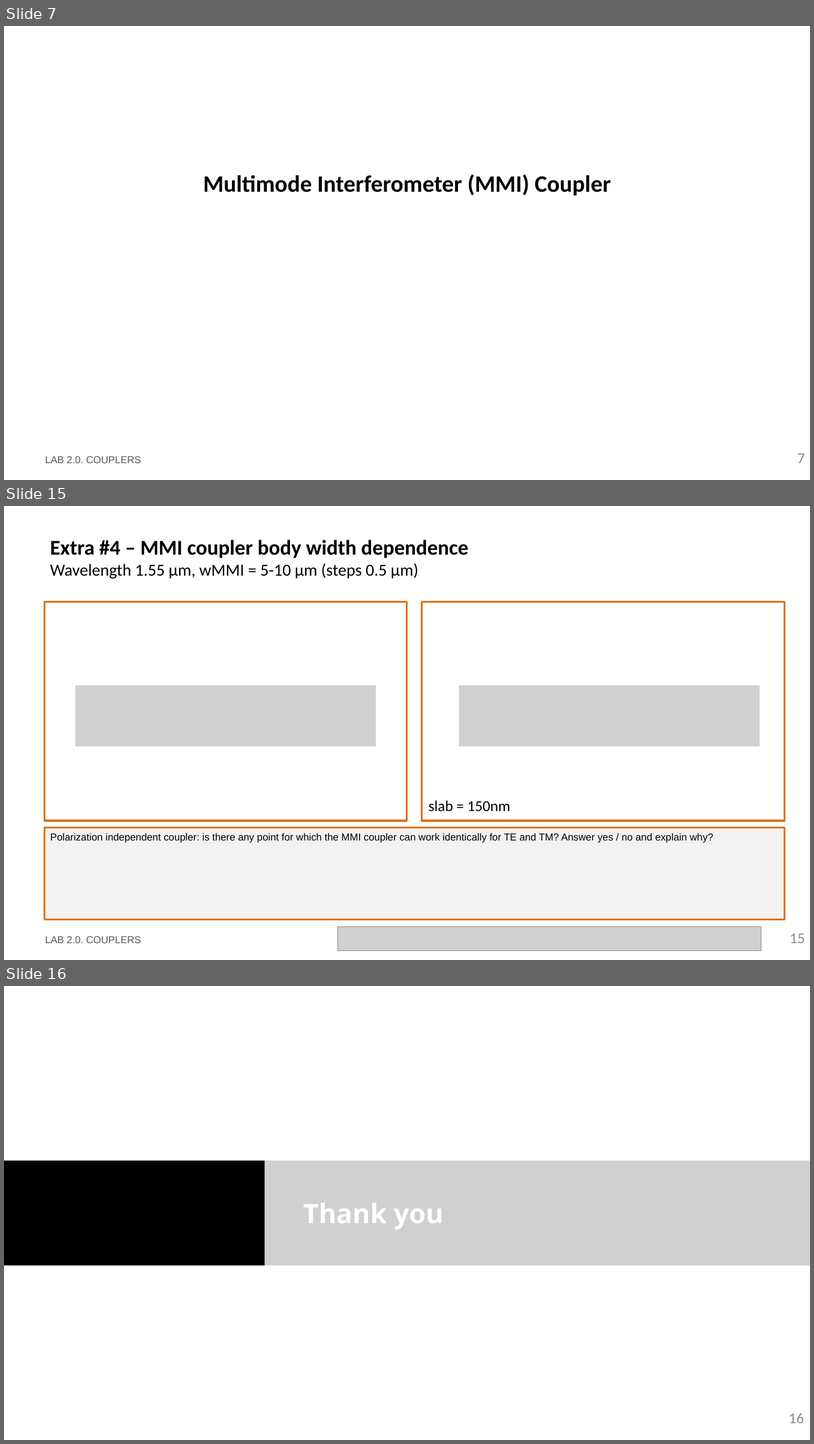
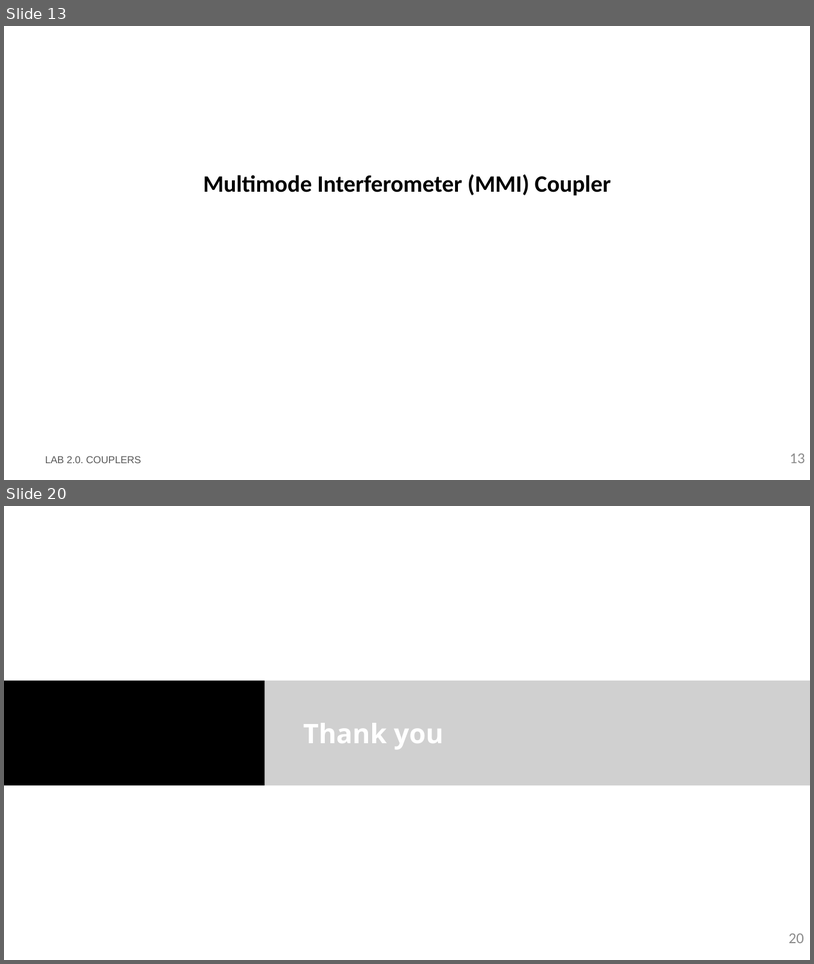
Before and after one commit to mromgar1/pic-upv-lab2, a slide deck: LabBook_20.pptx. Shown one above the other, each under a label of ours: slides 7, 15 and 16 before the commit, slides 13 and 20 after it; the slides between them are not shown. The pictures are 814x1444 and 814x964 pixels, drawn with LibreOffice and Linux fonts; fonts in the diff are those of the drawing; grey boxes stand for pictures; background and template pictures are left out. Boxes give left, top, right and bottom in pixels: in the first picture for what was removed or moved away, otherwise in the second. Text is boxed around its words. In the diff, an @@ line names an element or a change of style, - is before the commit and + after.

```diff
--- a/LabBook_20.pptx
+++ b/LabBook_20.pptx
@@ slide 15 removed at (4,506,810,960), background #FFFFFF @@
@@ title removed at (50,540,469,579) @@
-Extra #4 – MMI coupler body width dependence
-Wavelength 1.55 µm, wMMI = 5-10 µm (steps 0.5 µm)
@@ rectangle removed at (45,601,408,820) @@
@@ rectangle removed at (422,601,785,820) @@
@@ picture removed at (75,685,376,746) @@
@@ picture removed at (459,685,760,746) @@
@@ text removed at (429,800,511,811) @@
-slab = 150nm
@@ rectangle removed at (45,828,786,919) @@
-Polarization independent coupler: is there any point for which the MMI coupler can work identically for TE and TM? Answer yes / no and explain why?
@@ text removed at (45,936,141,943) @@
-LAB 2.0. COUPLERS
@@ picture removed at (338,927,762,951) @@
@@ page number removed at (790,933,806,943) @@
-15
@@ what was slide 7 is now slide 13 @@
@@ page number at (790,453,806,463): text changed @@
-7
+13
@@ what was slide 16 is now slide 20 @@
@@ page number at (789,933,804,943): text changed @@
-16
+20
```
Also in this commit, not shown: 4 slides changed, 12 slides added, 7 other slides removed, 1 other file.
